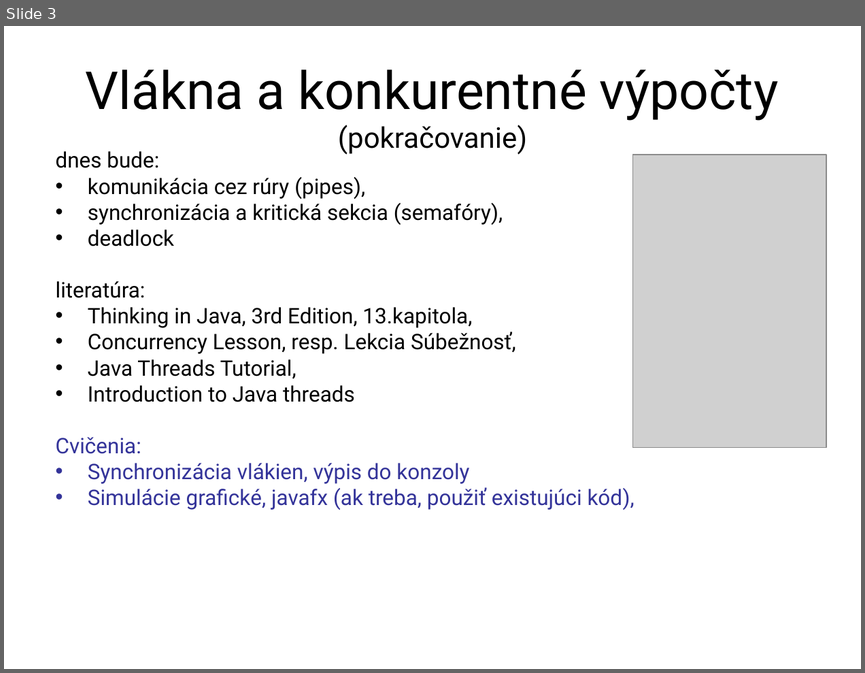
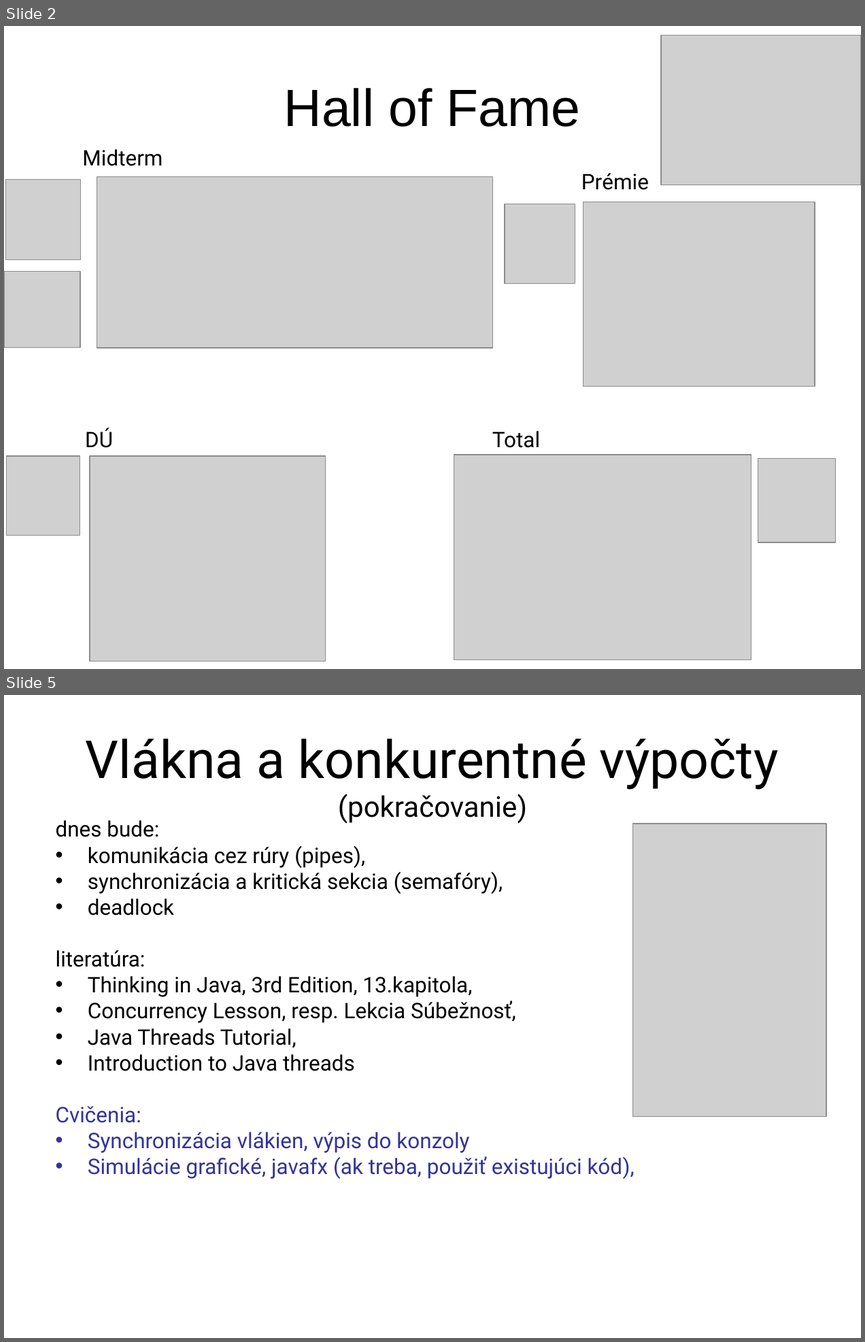
Before and after one commit to Programovanie4/Prednasky, a slide deck: 10/10_java.ppt. Shown one above the other, each under a label of ours: slide 3 before the commit, slides 2 and 5 after it; the slides between them are not shown. The pictures are 865x673 and 865x1342 pixels, drawn with LibreOffice and Linux fonts; fonts in the diff are those of the drawing; grey boxes stand for pictures. Boxes give left, top, right and bottom in pixels: in the first picture for what was removed or moved away, otherwise in the second. Text is boxed around its words. In the diff, an @@ line names an element or a change of style, - is before the commit and + after.

```diff
--- a/10/10_java.ppt
+++ b/10/10_java.ppt
@@ slide 2 added at bbox=[4, 26, 861, 669], background #FFFFFF @@
@@ picture added at bbox=[661, 35, 861, 184] @@
@@ title added at bbox=[284, 88, 581, 127], 44 pt, text #000000 @@
+Hall of Fame
@@ text added at bbox=[82, 149, 162, 166], 18 pt, text #000000 @@
+Midterm
@@ picture added at bbox=[6, 180, 81, 260] @@
@@ picture added at bbox=[96, 177, 492, 348] @@
@@ text added at bbox=[581, 173, 649, 190], 18 pt, text #000000 @@
+Prémie
@@ picture added at bbox=[504, 204, 575, 284] @@
@@ picture added at bbox=[583, 201, 815, 386] @@
@@ picture added at bbox=[4, 271, 80, 347] @@
@@ text added at bbox=[85, 427, 113, 448], 18 pt, text #000000 @@
+DÚ
@@ text added at bbox=[492, 431, 540, 448], 18 pt, text #000000 @@
+Total
@@ picture added at bbox=[7, 456, 79, 536] @@
@@ picture added at bbox=[90, 456, 325, 662] @@
@@ picture added at bbox=[454, 454, 751, 660] @@
@@ picture added at bbox=[758, 458, 836, 543] @@
@@ what was slide 3 is now slide 5 @@
```
Also in this commit, not shown: 2 slides changed, 1 other slide added, 1 other file.
